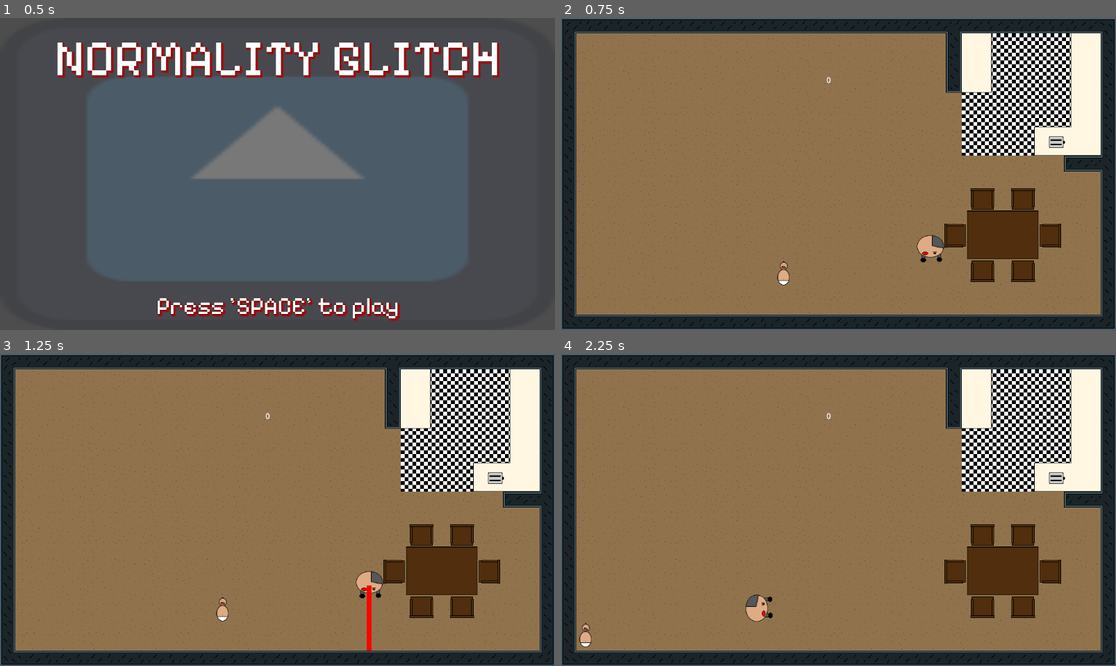
Above: before the commit, frames 1-4 (two rows, left to right).
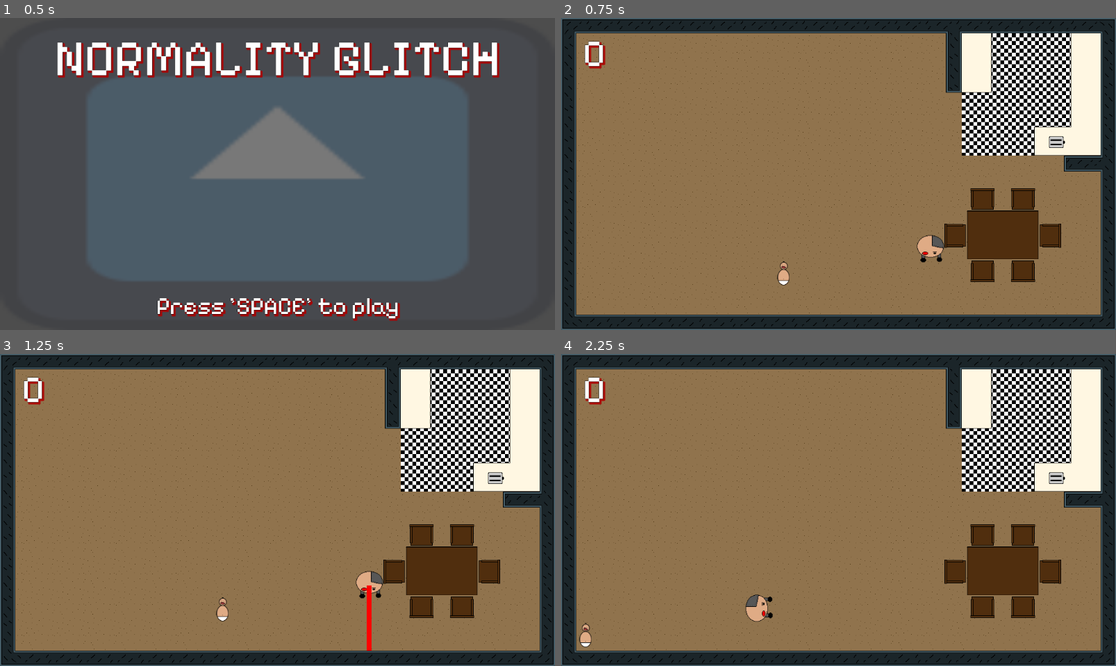
Above: after the commit, the same moments.

Repository: discoaaron/gamejam
Game: Godot game, scene res://scenes/menu/menu.tscn
Same seed, same stepped clock (60 frames per second), same inputs: the game is played once before the commit and once after it. The engine's default icon, where the game draws it, is replaced by a stand-in: a white triangle on a blue panel in a dark square.
Inputs:
- Up to frame 1 (0.5 s): no input
- Up to frame 2 (0.75 s): tap Space (space) at 0.5 s; tap A (a) at 0.6 s
- Up to frame 3 (1.25 s): tap D (d) at 0.8 s
- Up to frame 4 (2.25 s): tap Space (space) at 1.25, 2 s; tap D (d) at 1.35 s; tap E (e) at 1.55, 2.1 s

Frame 1 is identical in both runs. In frame 2, 0.3% of the frame differs, in the area x 4-49%, y 7-21%; in frame 3, 0.3%; in frame 4, 0.3%.

Commit message:
Score manager sorted + chair bug half fixed

Diff:
--- a/game/Main.tscn
+++ b/game/Main.tscn
@@ -15,6 +15,7 @@
 [ext_resource type="PackedScene" uid="uid://conjny7l1pn1y" path="res://scenes/all_furniture/chair.tscn" id="13_jkp1c"]
 [ext_resource type="PackedScene" uid="uid://xgaahnhjccj" path="res://scenes/all_furniture/table.tscn" id="14_hcyx7"]
 [ext_resource type="AudioStream" uid="uid://d0dyiupatsmsv" path="res://sound/418866__name__heartbeat-loop.wav" id="15_k8mtv"]
+[ext_resource type="PackedScene" uid="uid://t50cjbmojbxg" path="res://scenes/hud/hud.tscn" id="16_2j5fn"]
 
 [node name="Main" type="Node2D"]
 script = ExtResource("1_m74ch")
@@ -140,12 +141,6 @@
 
 [node name="KBflushend" parent="Kitchen" instance=ExtResource("9_8tx62")]
 position = Vector2(1012, 256)
-
-[node name="Label" type="Label" parent="."]
-offset_left = 551.0
-offset_top = 117.0
-offset_right = 591.0
-offset_bottom = 140.0
 
 [node name="Carpet" type="TextureRect" parent="."]
 z_index = -1
@@ -207,4 +202,6 @@
 [node name="Heartbeat" type="Timer" parent="."]
 wait_time = 0.8
 
+[node name="HUD" parent="." instance=ExtResource("16_2j5fn")]
+
 [connection signal="timeout" from="Heartbeat" to="." method="_on_heartbeat_timeout"]
--- a/game/autoloaders/score_manager.gd
+++ b/game/autoloaders/score_manager.gd
@@ -2,17 +2,13 @@
 
 var score: int = 0
 
-# Called when the node enters the scene tree for the first time.
 func _ready() -> void:
-	pass # Replace with function body.
-
-
-# Called every frame. 'delta' is the elapsed time since the previous frame.
-func _process(delta: float) -> void:
 	pass
 
 func increase_score():
 	score = score + 1
+	SignalManager.update_score.emit(score)
 
 func reset_score():
 	score = 0
+	SignalManager.update_score.emit(score)
--- a/game/autoloaders/signal_manager.gd
+++ b/game/autoloaders/signal_manager.gd
@@ -8,3 +8,5 @@
 
 signal chair_enter
 signal chair_exit
+
+signal update_score(score: int)
--- a/game/main.gd
+++ b/game/main.gd
@@ -17,7 +17,7 @@
 # Called when the node enters the scene tree for the first time.
 func _ready() -> void:
 	SignalManager.baby_lasered.connect(game_over)
-	SignalManager.baby_saved.connect(start_next_level)
+	SignalManager.baby_saved.connect(update_score)
 	screen_size = get_viewport_rect().size
 	screen_size.x = screen_size.x - spawn_offset
 	screen_size.y = screen_size.y - spawn_offset
@@ -25,7 +25,6 @@
 
 # Called every frame. 'delta' is the elapsed time since the previous frame.
 func _process(delta: float) -> void:
-	$Label.text = str(ScoreManager.score)
 	if Input.is_action_just_pressed("space"):
 		GameManager.load_menu_scene()
 	if Input.is_action_just_pressed("dev_mode"):
@@ -43,13 +42,15 @@
 	_spawnDad()
 	_spawnBaby()
 
+func update_score() -> void:
+	ScoreManager.increase_score()
+	start_next_level()
+
 func start_next_level() -> void:
-	ScoreManager.increase_score()
 	remove_child(dad)
 	remove_child(baby)
 	start_level()
 	print("start new level")
-	print(ScoreManager.score)
 
 func get_button() -> String:
 	if(keysCopy.size() == 0):
--- a/game/scenes/all_furniture/chair.gd
+++ b/game/scenes/all_furniture/chair.gd
@@ -21,4 +21,4 @@
 func _on_chair_area_exited(area: Area2D) -> void:
 	SignalManager.chair_exit.emit(area)
 	Globals.chair_ready = false
-	Globals.target_chair = null
+	#Globals.target_chair = null #THIS IS CAUSING A BUG!!!! MAY NEED TO REMOVE
--- a/game/scenes/dad/dad.gd
+++ b/game/scenes/dad/dad.gd
@@ -39,8 +39,8 @@
 		fire_laser(self.position, rotation_degrees)
 	if Input.is_action_just_pressed(action) and not sitting:
 		if Globals.action_ready:
+			print("you win!!")
 			SignalManager.baby_saved.emit()
-			print("you win!!")
 		elif Globals.chair_ready:
 			print("in the chair")
 			sit_in_chair(Globals.target_chair)
--- /dev/null
+++ b/game/scenes/hud/hud.gd
@@ -0,0 +1,11 @@
+extends Control
+
+@onready var label: Label = $Label
+
+# Called when the node enters the scene tree for the first time.
+func _ready() -> void:
+	label.text = str(ScoreManager.score)
+	SignalManager.update_score.connect(update_score)
+
+func update_score(score: int) -> void:
+	label.text = str(score)
--- /dev/null
+++ b/game/scenes/hud/hud.tscn
@@ -0,0 +1,30 @@
+[gd_scene load_steps=4 format=3 uid="uid://t50cjbmojbxg"]
+
+[ext_resource type="FontFile" uid="uid://cw6g0hytutgdl" path="res://fonts/PixelifySans-VariableFont_wght.ttf" id="1_hrru1"]
+[ext_resource type="Script" path="res://scenes/hud/hud.gd" id="1_s6dbq"]
+
+[sub_resource type="LabelSettings" id="LabelSettings_4cdwg"]
+font = ExtResource("1_hrru1")
+font_size = 80
+outline_size = 2
+outline_color = Color(0, 0, 0, 1)
+shadow_size = 7
+shadow_color = Color(0.686275, 0, 0, 0.803922)
+shadow_offset = Vector2(3, 3)
+
+[node name="HUD" type="Control"]
+layout_mode = 3
+anchors_preset = 15
+anchor_right = 1.0
+anchor_bottom = 1.0
+grow_horizontal = 2
+grow_vertical = 2
+script = ExtResource("1_s6dbq")
+
+[node name="Label" type="Label" parent="."]
+layout_mode = 0
+offset_left = 45.0
+offset_top = 25.0
+offset_right = 92.0
+offset_bottom = 122.0
+label_settings = SubResource("LabelSettings_4cdwg")
Not shown: 1 places in game/Main.tscn that only renumber resources
